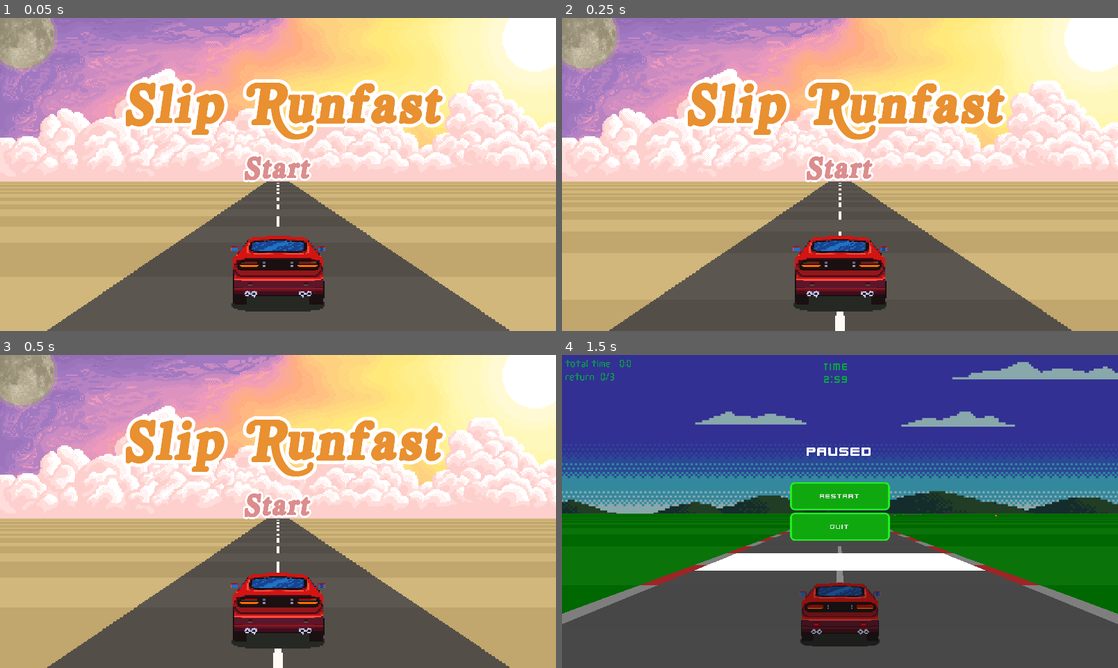
Above: before the commit, frames 1-4 (two rows, left to right).
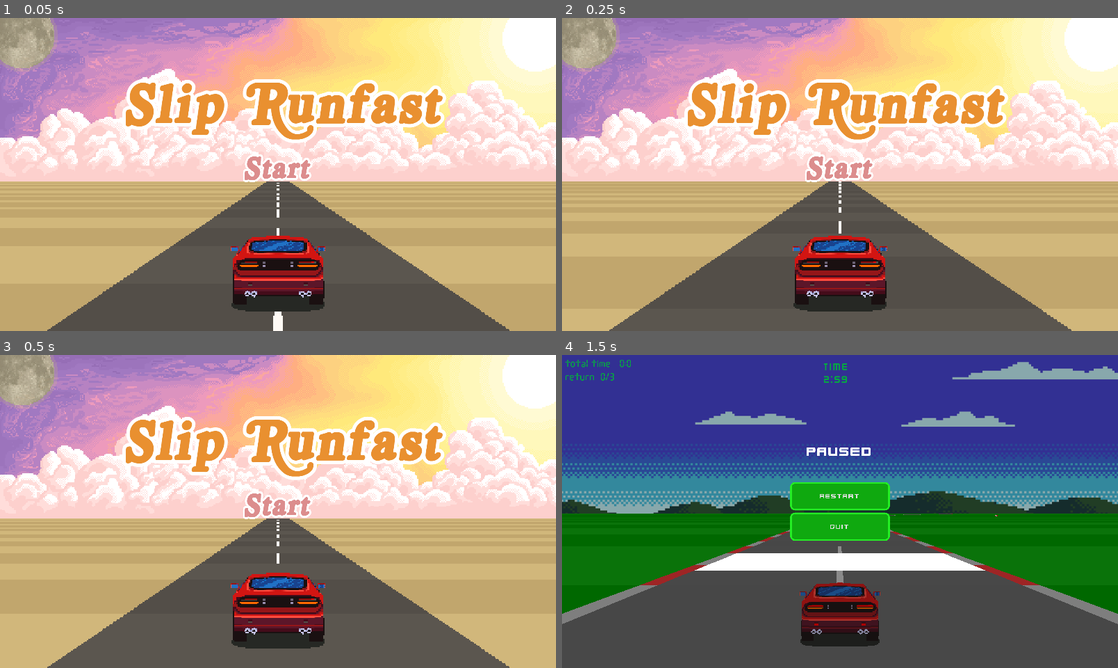
Above: after the commit, the same moments.

Repository: nelsonwenner/godot-slip-runfast
Game: Godot game, scene res://src/main/main.tscn
The game is run twice, just before and just after one commit, with the same random seed, the same clock (stepped at 60 frames per second) and the same inputs.
Inputs:
- Up to frame 1 (0.05 s): no input
- Up to frame 2 (0.25 s): no input
- Up to frame 3 (0.5 s): no input
- Up to frame 4 (1.5 s): click "Start" at 0.5 s; tap Enter (pause) at 1.25 s; hold Right (ui_right) from 1.28 s (still down)

The runs differ from the first frame. In frame 1, 0.2% of the frame differs, in the area x 49-51%, y 53-100%; in frame 2, 0.2%, in the area x 49-51%, y 52-100%; in frame 3, 0.2%; in frame 4, nothing differs.

Commit message:
chore: add color in start of game

Diff:
--- /dev/null
+++ b/default_bus_layout.tres
@@ -0,0 +1,4 @@
+[gd_resource type="AudioBusLayout" format=2]
+
+[resource]
+bus/0/volume_db = -5.625
--- a/src/screens/start/start.gd
+++ b/src/screens/start/start.gd
@@ -2,4 +2,5 @@
 
 
 func _ready():
+	$AnimatedSprite.play()
 	$music.play()
--- a/src/screens/start/start.tscn
+++ b/src/screens/start/start.tscn
@@ -52,8 +52,7 @@
 scale = Vector2( 4, 4 )
 frames = SubResource( 1 )
 animation = "background"
-frame = 2
-playing = true
+frame = 7
 centered = false
 
 [node name="music" type="AudioStreamPlayer" parent="."]
@@ -71,6 +70,8 @@
 margin_bottom = 607.0
 custom_fonts/font = SubResource( 5 )
 custom_colors/font_color = Color( 0.866667, 0.556863, 0.556863, 1 )
+custom_colors/font_color_hover = Color( 0.917647, 0.568627, 0.192157, 1 )
+custom_colors/font_color_pressed = Color( 0.866667, 0.556863, 0.556863, 1 )
 text = "Start"
 flat = true
 script = ExtResource( 21 )
Not shown, added: export_presets.cfg
